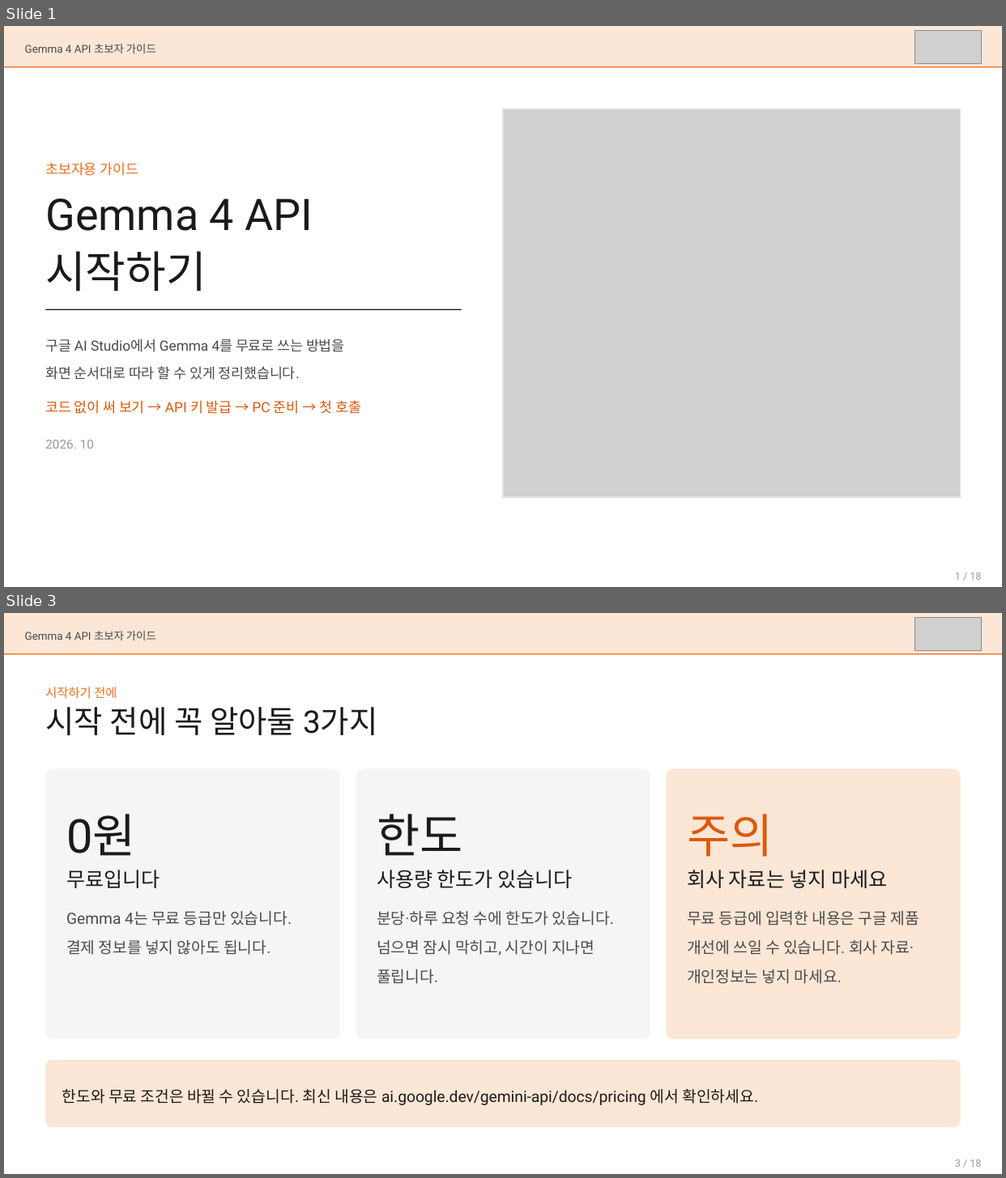
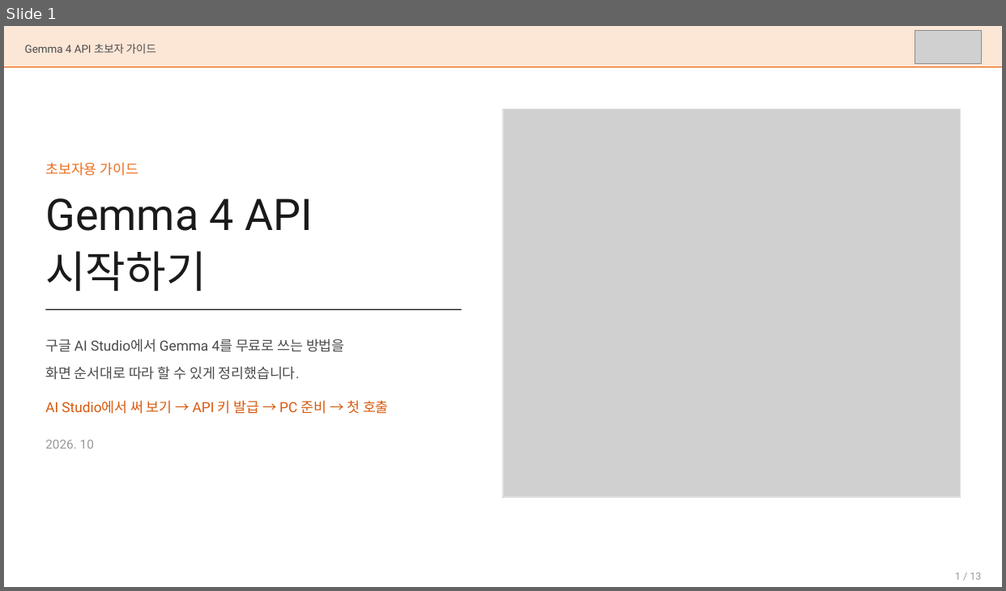
Before and after one commit to mulgae-life/ai-infra, a slide deck: agent-guide/docs/Gemma4_API_초보자_가이드.pptx. Shown one above the other, each under a label of ours: slides 1 and 3 before the commit, slide 1 after it; the slides between them are not shown. The pictures are 1006x1178 and 1006x591 pixels, drawn with LibreOffice and Linux fonts; fonts in the diff are those of the drawing; grey boxes stand for pictures. Boxes give left, top, right and bottom in pixels: in the first picture for what was removed or moved away, otherwise in the second. Text is boxed around its words. In the diff, an @@ line names an element or a change of style, - is before the commit and + after.

```diff
--- a/agent-guide/docs/Gemma4_API_초보자_가이드.pptx
+++ b/agent-guide/docs/Gemma4_API_초보자_가이드.pptx
@@ slide 3 removed at <box>4,613,1002,1174</box>, background #FFFFFF @@
@@ rectangle removed at <box>4,613,1002,655</box> @@
@@ text removed at <box>25,631,156,641</box> @@
-Gemma 4 API 초보자 가이드
@@ picture removed at <box>915,618,982,650</box> @@
@@ rectangle removed at <box>4,653,1002,654</box> @@
@@ text removed at <box>45,687,117,699</box> @@
-시작하기 전에
@@ text removed at <box>45,707,377,735</box> @@
-시작 전에 꼭 알아둘 3가지
@@ rounded rectangle removed at <box>46,769,340,1039</box> @@
@@ rounded rectangle removed at <box>356,769,650,1039</box> @@
@@ rounded rectangle removed at <box>667,769,961,1039</box> @@
@@ text removed at <box>66,814,136,856</box> @@
-0원
@@ text removed at <box>377,814,462,856</box> @@
-한도
@@ text removed at <box>687,814,773,857</box> @@
-주의
@@ text removed at <box>66,870,160,888</box> @@
-무료입니다
@@ text removed at <box>377,870,573,888</box> @@
-사용량 한도가 있습니다
@@ text removed at <box>687,870,887,888</box> @@
-회사 자료는 넣지 마세요
@@ text removed at <box>66,911,292,955</box> @@
-Gemma 4는 무료 등급만 있습니다. 결제 정보를 넣지 않아도 됩니다.
@@ text removed at <box>377,911,614,984</box> @@
-분당·하루 요청 수에 한도가 있습니다. 넘으면 잠시 막히고, 시간이 지나면 풀립니다.
@@ text removed at <box>687,911,919,984</box> @@
-무료 등급에 입력한 내용은 구글 제품 개선에 쓰일 수 있습니다. 회사 자료·개인정보는 넣지 마세요.
@@ rounded rectangle removed at <box>46,1060,961,1127</box> @@
@@ text removed at <box>62,1089,759,1105</box> @@
-한도와 무료 조건은 바뀔 수 있습니다. 최신 내용은 ai.google.dev/gemini-api/docs/pricing 에서 확인하세요.
@@ text removed at <box>955,1160,981,1167</box> @@
-3 / 18
@@ slide 1 changed as well @@
@@ text at <box>45,400,389,414</box>: text changed @@
-코드 없이 써 보기 → API 키 발급 → PC 준비 → 첫 호출
+AI Studio에서 써 보기 → API 키 발급 → PC 준비 → 첫 호출
```
Also in this commit, not shown: 10 other slides changed, 2 slides added, 6 other slides removed, 1 other file.
